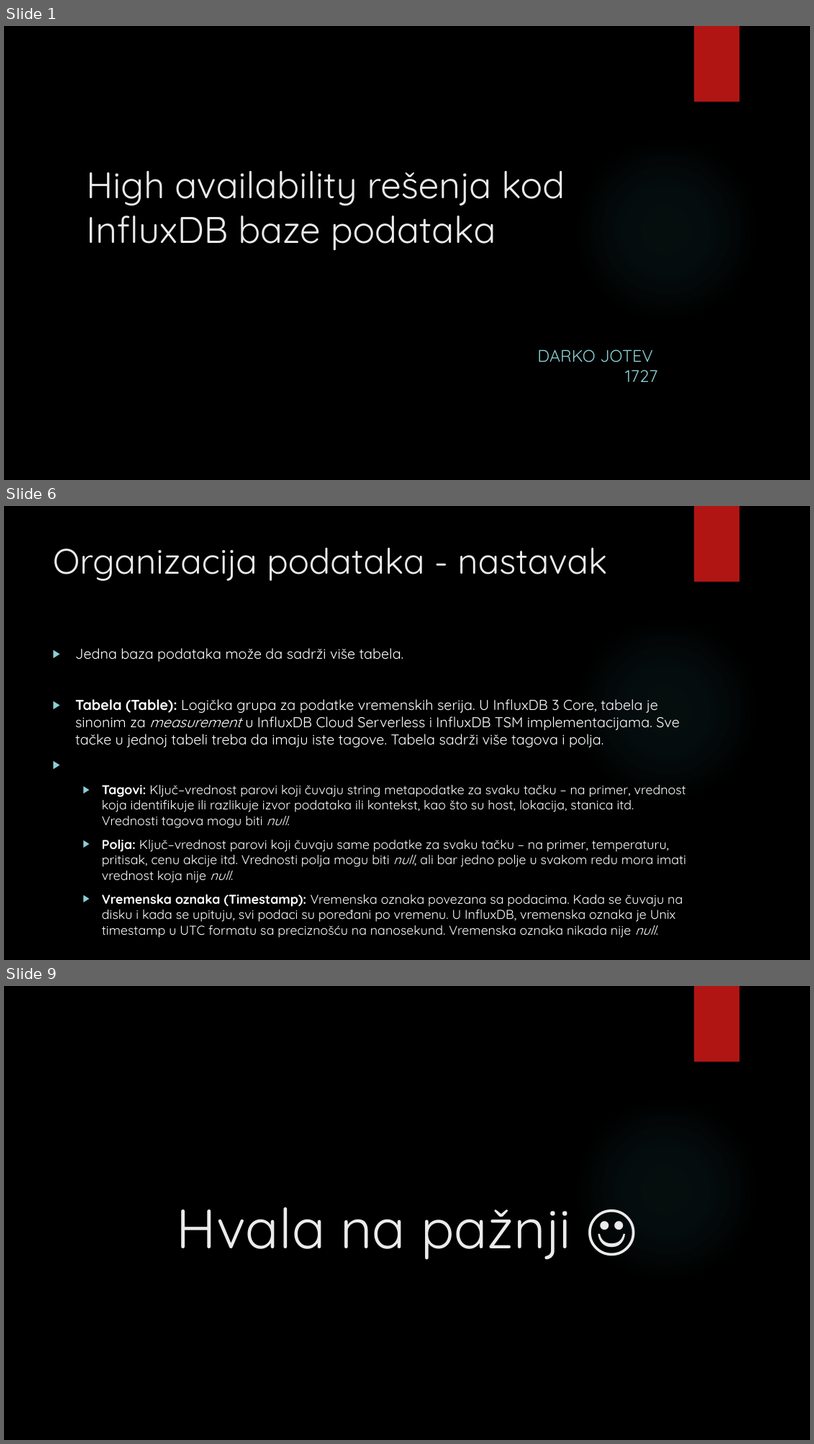
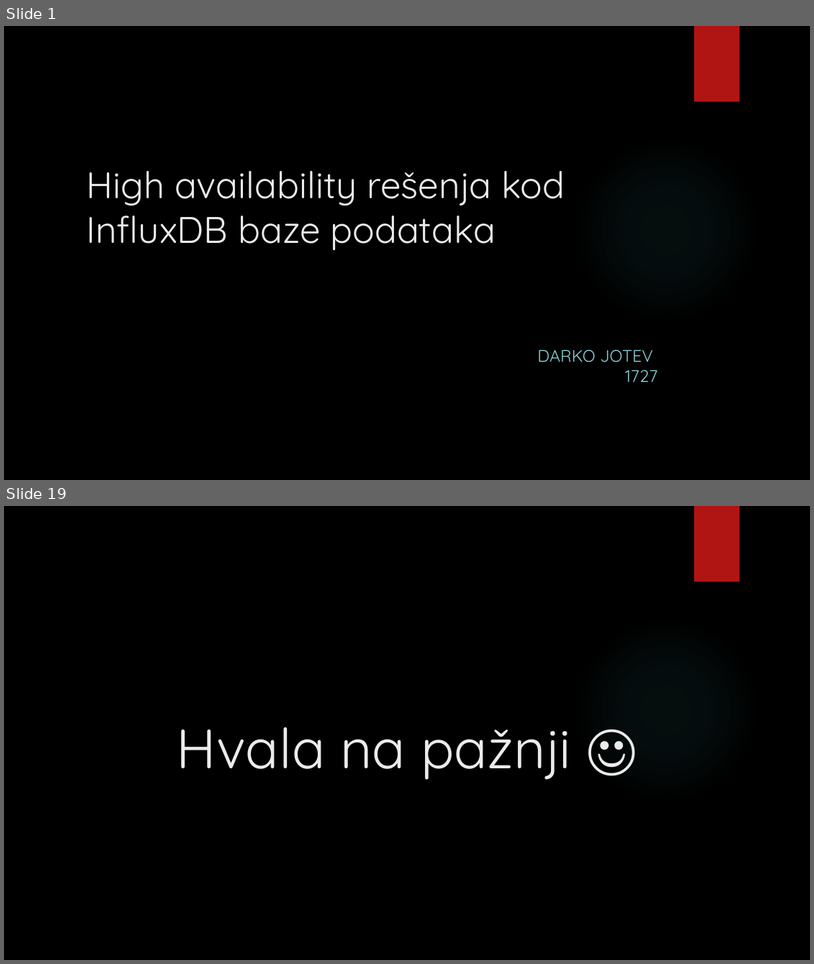
Before and after one commit to darkojotev/Database-Management-Systems, a slide deck: 3_HA/High availability rešenja kod InfluxDB baze podataka.pptx. Shown one above the other, each under a label of ours: slides 1, 6 and 9 before the commit, slides 1 and 19 after it; the slides between them are not shown. The pictures are 814x1444 and 814x964 pixels, drawn with LibreOffice and Linux fonts; fonts in the diff are those of the drawing; background and template pictures are left out. Boxes give left, top, right and bottom in pixels: in the first picture for what was removed or moved away, otherwise in the second. Text is boxed around its words. In the diff, an @@ line names an element or a change of style, - is before the commit and + after.

```diff
--- a/3_HA/High availability rešenja kod InfluxDB baze podataka.pptx
+++ b/3_HA/High availability rešenja kod InfluxDB baze podataka.pptx
@@ slide 6 removed at bbox=[4, 506, 810, 960], background picture (left out); not listed: 2 template elements that a slide beside it also shows @@
@@ title removed at bbox=[53, 547, 607, 581] @@
-Organizacija podataka - nastavak
@@ text removed at bbox=[75, 648, 687, 921] @@
-▶ Jedna baza podataka može da sadrži više tabela.
-▶ Tabela (Table): Logička grupa za podatke vremenskih serija. U InfluxDB 3 Core, tabela je sinonim za measurement u InfluxDB Cloud Serverless i InfluxDB TSM implementacijama. Sve tačke u jednoj tabeli treba da imaju iste tagove. Tabela sadrži više tagova i polja.
-  ▶ Tagovi: Ključ–vrednost parovi koji čuvaju string metapodatke za svaku tačku – na primer, vrednost koja identifikuje ili razlikuje izvor podataka ili kontekst, kao što su host, lokacija, stanica itd. Vrednosti tagova mogu biti null.
-  ▶ Polja: Ključ–vrednost parovi koji čuvaju same podatke za svaku tačku – na primer, temperaturu, pritisak, cenu akcije itd. Vrednosti polja mogu biti null, ali bar jedno polje u svakom redu mora imati vrednost koja nije null.
-  ▶ Vremenska oznaka (Timestamp): Vremenska oznaka povezana sa podacima. Kada se čuvaju na disku i kada se upituju, svi podaci su poređani po vremenu. U InfluxDB, vremenska oznaka je Unix timestamp u UTC formatu sa preciznošću na nanosekund. Vremenska oznaka nikada nije null.
@@ what was slide 9 is now slide 19 @@
```
Also in this commit, not shown: 1 slide changed, 13 slides added, 2 other slides removed, 1 other file.
